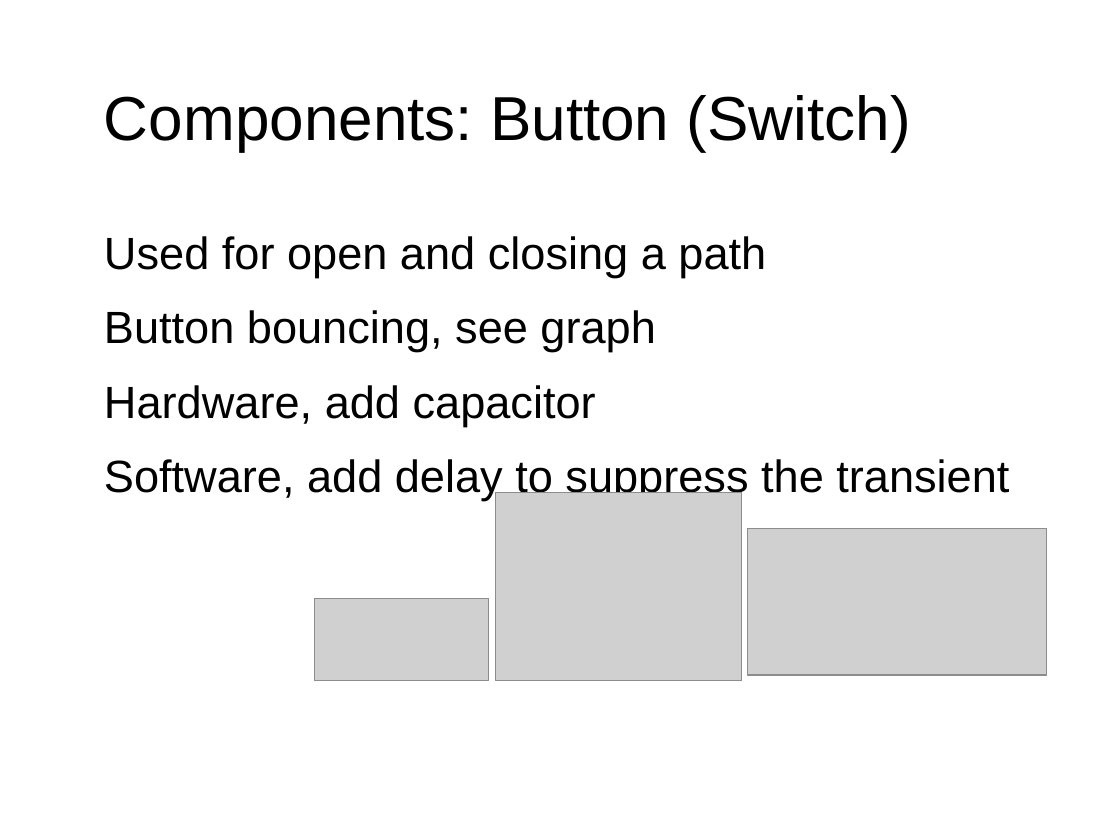
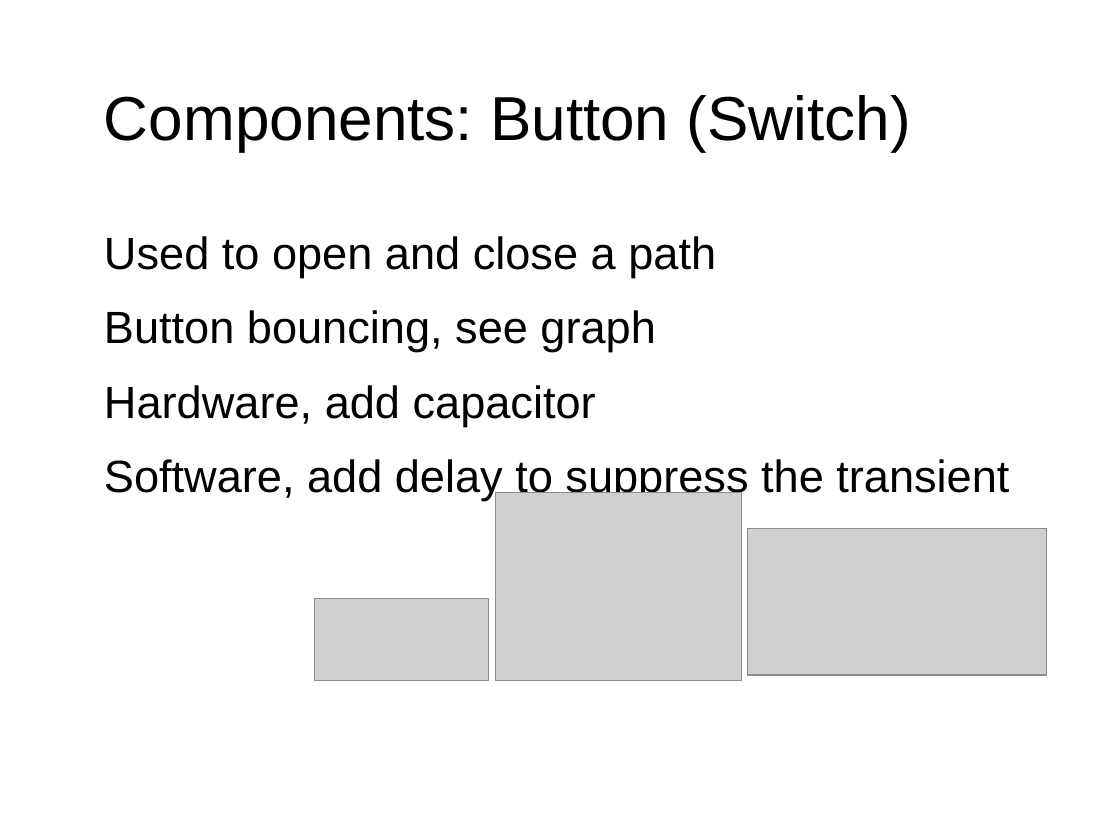
Before and after one commit to exclude-stm32course/Project-1, a slide deck: slide 5 of Docs/lecture.odp. Drawn at 1120x840 pixels with LibreOffice and Linux fonts; fonts in the diff are those of the drawing; grey boxes stand for pictures; background and template pictures are left out. Boxes give left, top, right and bottom in pixels: in the first picture for what was removed or moved away, otherwise in the second. Text is boxed around its words. In the diff, an @@ line names an element or a change of style, - is before the commit and + after.

```diff
--- a/Docs/lecture.odp
+++ b/Docs/lecture.odp
@@ text at <box>104,236,716,278</box>: text changed @@
-● Used for open and closing a path
+● Used to open and close a path
```
Also in this commit, not shown: 9 other slides changed, 1 slide added, 26 other files.
